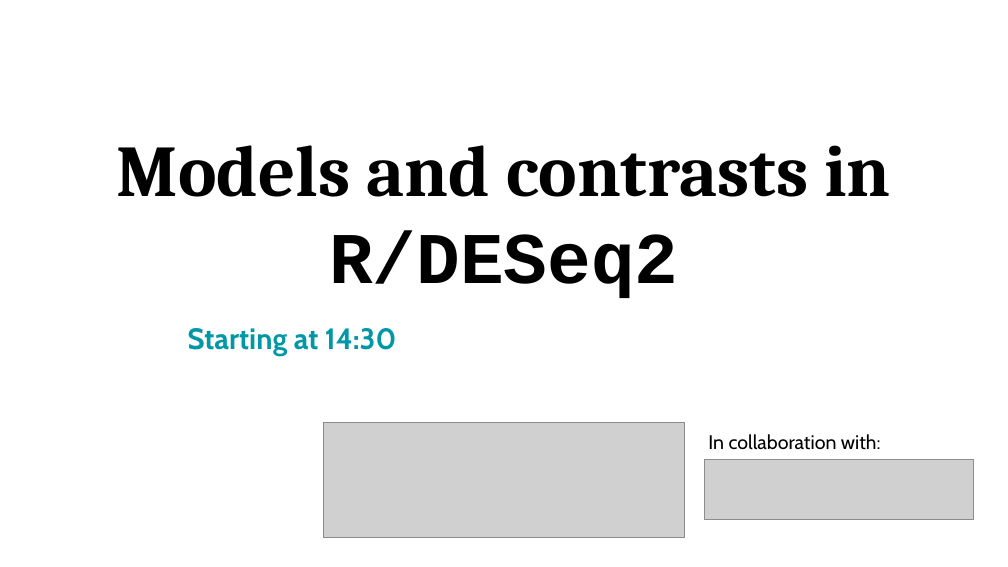
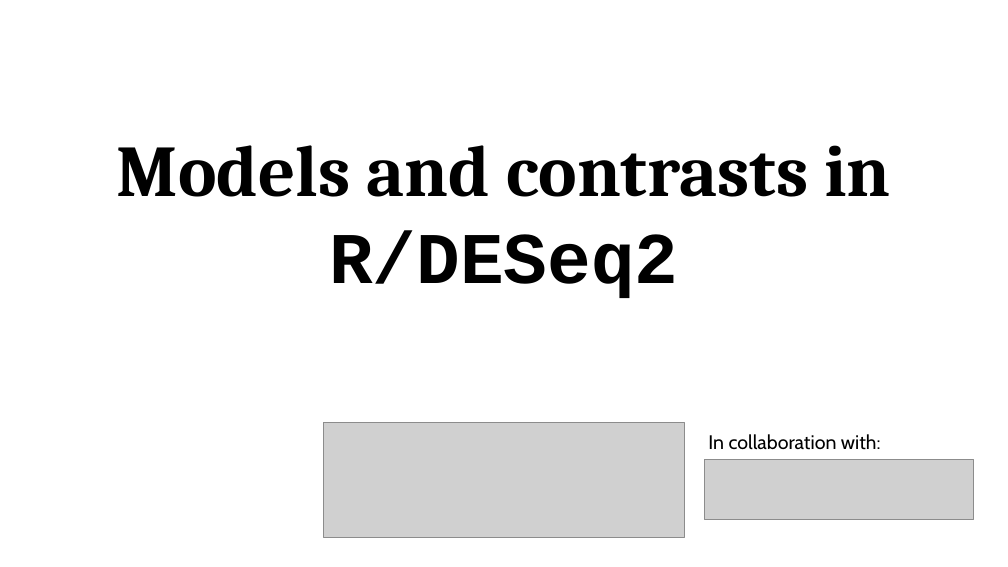
Before and after one commit to bioinformatics-core-shared-training/Bulk_RNAseq_Course_Base, a slide deck: slide 1 of additional_scripts_and_materials/Statistical_models_in_R_DESeq2.pptx. Drawn at 1008x567 pixels with LibreOffice and Linux fonts; fonts in the diff are those of the drawing; grey boxes stand for pictures. Boxes give left, top, right and bottom in pixels: in the first picture for what was removed or moved away, otherwise in the second. Text is boxed around its words. In the diff, an @@ line names an element or a change of style, - is before the commit and + after.

```diff
--- a/additional_scripts_and_materials/Statistical_models_in_R_DESeq2.pptx
+++ b/additional_scripts_and_materials/Statistical_models_in_R_DESeq2.pptx
@@ text removed at (x1=188, y1=328, x2=396, y2=356) @@
-Starting at 14:30
```
Also in this commit, not shown: 4 other slides changed, 12 slides removed.
